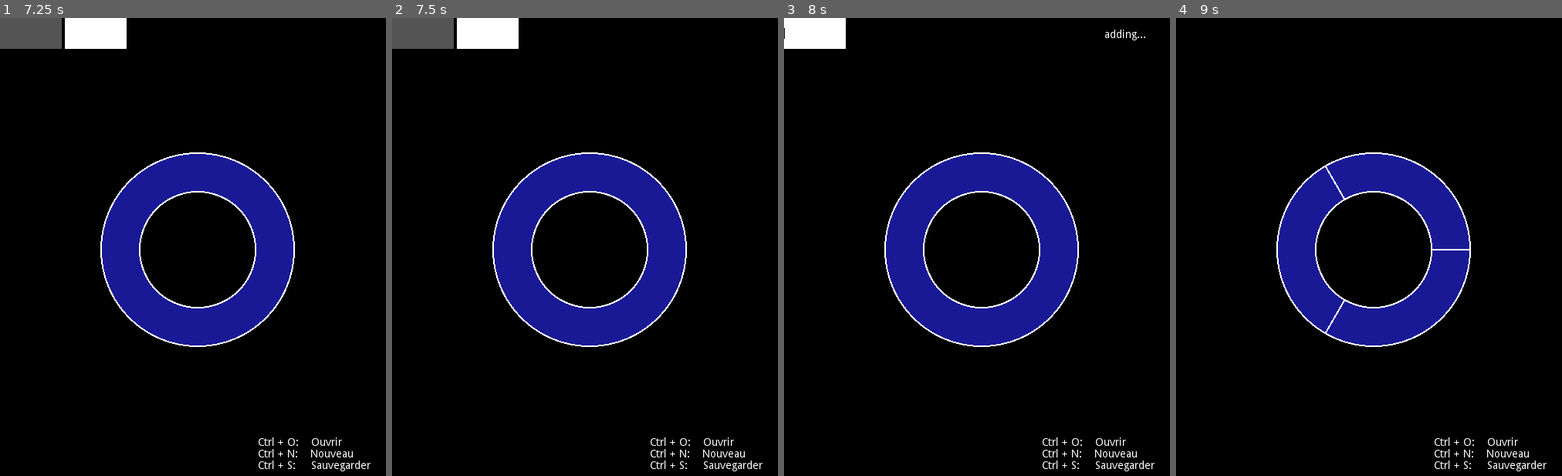
Above: before the commit, frames 1-4 (left to right).
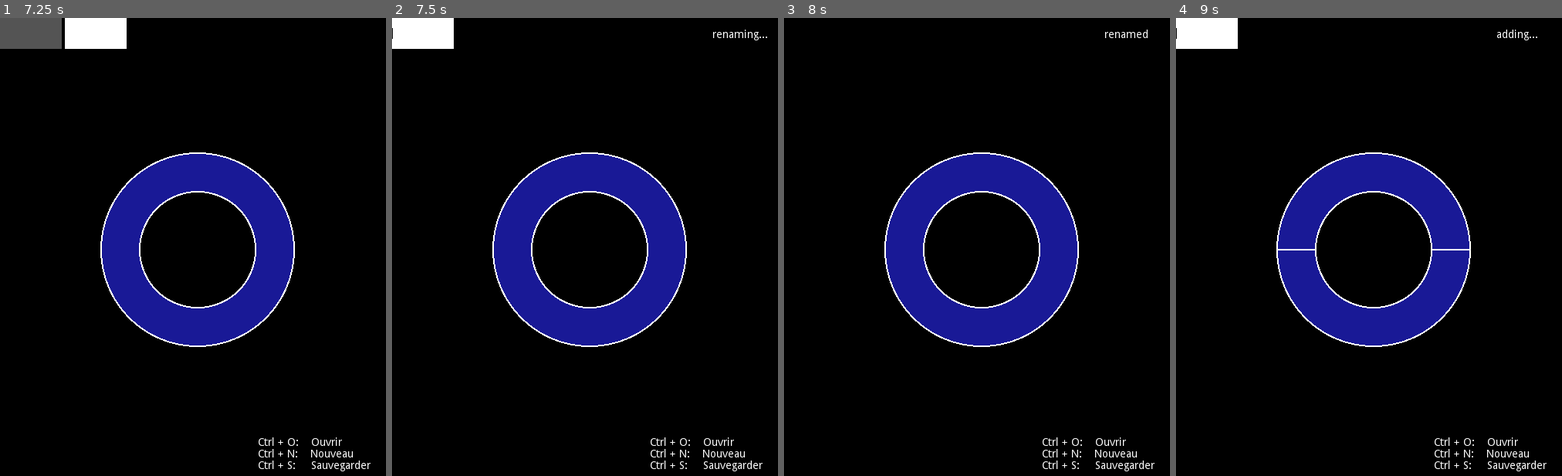
Above: after the commit, the same moments.

Repository: StrayEddy/GoMental
Game: Godot game, scene res://Main.tscn
Two runs of this game, one before a commit and one after it. Both use one fixed random seed, a clock stepped at 60 frames per second and the inputs below.
Inputs (mouse positions are in pixels of both pictures, inside the frame that each line leads up to):
- Up to frame 1 (7.25 s): tap Enter (ui_accept) at 0.5, 0.77, 5.75, 6.02, 6.5 s; move the mouse to (277, 228) at 0.52 s; hold Right (ui_right) 0.53-1.25 s; tap Space (ui_relabel, bound only after the commit) at 0.6, 5.85, 6.8 s; click (277, 228) at 0.67 s; click (30, 31) at 1.27 s; type "12" at 1.35 s; click (96, 31) at 2 s; click (162, 31) at 2.75 s; click (223, 31) at 3.5 s; click (289, 31) at 4.25 s; click (355, 31) at 5 s; move the mouse to (30, 31) at 5.77 s; hold Down (ui_down) 5.78-6.53 s; click (30, 31) at 5.92 s; move the mouse to (231, 146) at 6.52 s; hold Right (ui_right) from 6.53 s (still down); hold Tab from 6.53 s (still down)
- Up to frame 2 (7.5 s): tap Enter (ui_accept) at 7.25 s; move the mouse to (565, 343) at 7.27 s; release Right (ui_right) at 7.28 s; release Tab at 7.28 s; hold Up (ui_up) from 7.28 s (still down); tap Space (ui_relabel, bound only after the commit) at 7.35 s; click (565, 343) at 7.42 s
- Up to frame 3 (8 s): keep holding Up (ui_up); tap Enter (ui_accept) at 7.52 s
- Up to frame 4 (9 s): tap Enter (ui_accept) at 8, 8.27, 8.75 s; move the mouse to (1484, 320) at 8.02 s; release Up (ui_up) at 8.03 s; hold Left (ui_left) from 8.03 s (still down); tap Space (ui_relabel, bound only after the commit) at 8.1 s; move the mouse to (1253, 178) at 8.77 s; tap Tab at 8.85 s

Frame 1 is identical in both runs. In frame 2, 2.3% of the frame differs, in the area x 0-98%, y 0-7%; in frame 3, 1.2%; in frame 4, 1.3%.

Commit message:
Rename functionality added

Diff:
--- a/Diagram.gd
+++ b/Diagram.gd
@@ -6,7 +6,7 @@
 var is_typing = false
 var is_opening = false
 var is_saving = false
-var is_renaming = false
+var is_relabeling = false
 
 func _ready():
 	selected_node = $Sunburst.root.select()
@@ -89,6 +89,7 @@
 
 func open(name):
 	Files.open(name)
+	selected_node = $Sunburst.root.select()
 	is_opening = false
 	$Status.text = "opened"
 
@@ -99,3 +100,8 @@
 
 func delete():
 	$Sunburst.delete_node(selected_node)
+
+func relabel(label):
+	is_relabeling = false
+	$Sunburst.relabel_node(selected_node, label)
+	$Status.text = "renamed"
--- a/LineEdit.gd
+++ b/LineEdit.gd
@@ -17,5 +17,7 @@
 		Global.diagram.save(new_text)
 	elif Global.diagram.is_opening:
 		Global.diagram.open(new_text)
+	elif Global.diagram.is_relabeling:
+		Global.diagram.relabel(new_text)
 	else:
 		Global.diagram.add_node(new_text)
--- a/Main.gd
+++ b/Main.gd
@@ -6,6 +6,11 @@
 	if Input.is_action_just_pressed("ui_del"):
 		if not $Diagram.is_typing:
 			$Diagram.delete()
+	if Input.is_action_just_pressed("ui_relabel"):
+		if not $Diagram.is_typing:
+			$Diagram.is_relabeling = true
+			$Diagram/Status.text = "renaming..."
+			$Diagram.start_typing()
 	if Input.is_action_just_pressed("ui_open"):
 		if not $Diagram.is_typing:
 			$Diagram.is_opening = true
--- a/Sunburst.gd
+++ b/Sunburst.gd
@@ -12,6 +12,7 @@
 
 func _ready():
 	root = node_scene.instance()
+	root.set_label(tree.label)
 	add_child(root)
 	build_tree(root, tree.label, tree.children)
 	update_tree(tree)
@@ -51,6 +52,11 @@
 
 		Global.diagram.selected_node = select_node(parent_node)
 		update_tree(tree)
+
+func relabel_node(node, label):
+	var leaf = find_leaf(node.path)
+	leaf.label = label
+	node.set_label(label)
 
 func update_tree(tree):
 	self.tree = tree
--- a/project.godot
+++ b/project.godot
@@ -63,6 +63,11 @@
 "events": [ Object(InputEventKey,"resource_local_to_scene":false,"resource_name":"","device":0,"alt":false,"shift":false,"control":false,"meta":false,"command":false,"pressed":false,"scancode":16777224,"unicode":0,"echo":false,"script":null)
  ]
 }
+ui_relabel={
+"deadzone": 0.5,
+"events": [ Object(InputEventKey,"resource_local_to_scene":false,"resource_name":"","device":0,"alt":false,"shift":false,"control":false,"meta":false,"command":false,"pressed":false,"scancode":32,"unicode":0,"echo":false,"script":null)
+ ]
+}
 
 [rendering]
 
